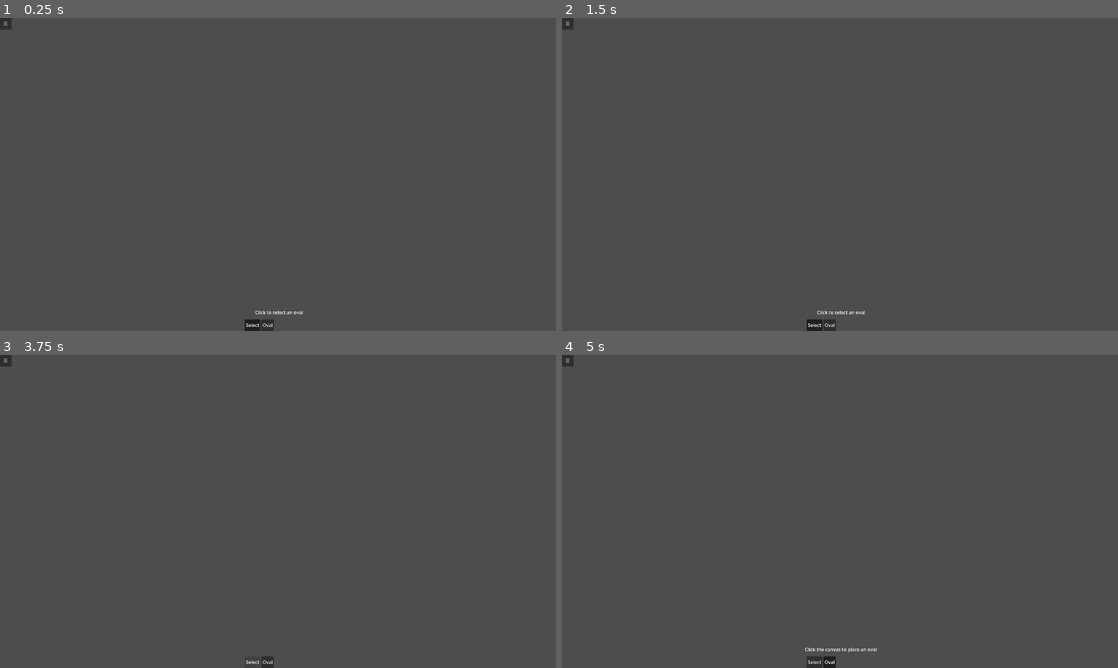
Above: before the commit, frames 1-4 (two rows, left to right).
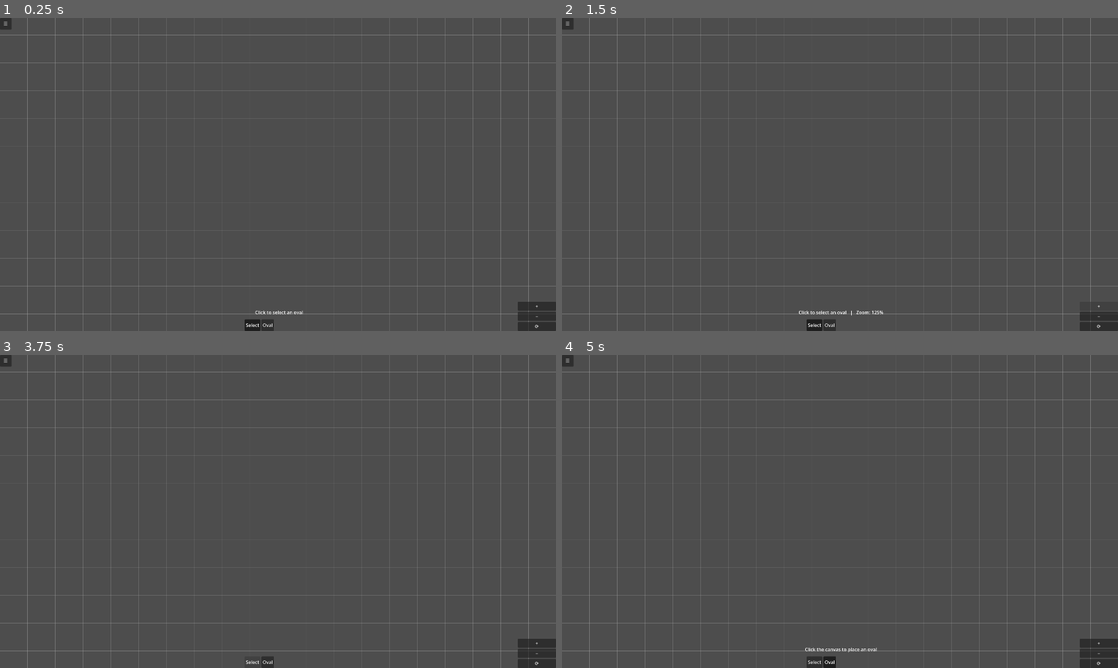
Above: after the commit, the same moments.

Repository: lanternRaft/the-organizer-godot
Game: Godot game, scene res://scenes/main/Main.tscn
The game is run twice, just before and just after one commit, with the same random seed, the same clock (stepped at 60 frames per second) and the same inputs.
Inputs (mouse positions are in pixels of both pictures, inside the frame that each line leads up to):
- Up to frame 1 (0.25 s): no input
- Up to frame 2 (1.5 s): click "☰" at 0.5 s; click (1101, 305) at 1.25 s, where only the run after the commit has a clickable "+"
- Up to frame 3 (3.75 s): click (539, 652) at 2 s, where only the run after the commit has a clickable "−"; click (539, 664) at 2.75 s, where only the run after the commit has a clickable "⟳"; click "Select" at 3.5 s
- Up to frame 4 (5 s): click "Oval" at 4.25 s

The runs differ from the first frame. In frame 1, 2.4% of the frame differs, in the area x 0-100%, y 0-100%; in frame 2, 2.3%; in frame 3, 2.4%; in frame 4, 2.4%.

Commit message:
Zoom system

Diff:
--- a/project.godot
+++ b/project.godot
@@ -75,6 +75,45 @@
 }]
 }
 
+zoom_in={
+"deadzone": 0.5,
+"events": [{
+"type": "key",
+"keycode": "KEY_EQUAL",
+"ctrl": true
+}, {
+"type": "key",
+"keycode": "KEY_KP_ADD",
+"ctrl": true
+}]
+}
+
+zoom_out={
+"deadzone": 0.5,
+"events": [{
+"type": "key",
+"keycode": "KEY_MINUS",
+"ctrl": true
+}, {
+"type": "key",
+"keycode": "KEY_KP_SUBTRACT",
+"ctrl": true
+}]
+}
+
+zoom_reset={
+"deadzone": 0.5,
+"events": [{
+"type": "key",
+"keycode": "KEY_0",
+"ctrl": true
+}, {
+"type": "key",
+"keycode": "KEY_KP_0",
+"ctrl": true
+}]
+}
+
 [physics]
 
 3d/physics_engine="Jolt Physics"
--- a/scenes/main/Main.gd
+++ b/scenes/main/Main.gd
@@ -13,6 +13,9 @@
 
 ## Reference to the last placed shape (useful for future undo / selection).
 var last_placed: Node2D = null
+
+## Most recent zoom level (cached from camera_controller signal).
+var current_zoom: float = 1.0
 
 ## Whether the grid is currently visible.
 var grid_enabled: bool = true
@@ -31,11 +34,12 @@
 @onready var click_handler: Node = $ClickHandler
 @onready var confirm_dialog: AcceptDialog = $UI/ConfirmDialog
 @onready var grid_background: ColorRect = %GridBackground
+@onready var camera_controller: Node = $CameraController
+@onready var zoom_controls: Control = $UI/ZoomControls
+@onready var _viewport: Viewport = get_viewport()
 
 
 func _ready() -> void:
-	## Clip canvas rendering to the viewport bounds.
-	canvas.clip_children = CanvasItem.CLIP_CHILDREN_AND_DRAW
 	## Connect ClickHandler's empty-canvas signal for mode-specific actions.
 	click_handler.connect("empty_canvas_clicked", _on_empty_canvas_clicked)
 	## Start in Select mode by default.
@@ -49,6 +53,14 @@
 
 	## Set initial theme (dark) on the grid.
 	grid_background.call("set_theme_dark", true)
+
+	## Connect zoom controls to camera controller (string-based to bypass type inference).
+	zoom_controls.connect("zoom_in_requested", _on_zoom_in_requested)
+	zoom_controls.connect("zoom_out_requested", _on_zoom_out_requested)
+	zoom_controls.connect("zoom_reset_requested", _on_zoom_reset_requested)
+
+	## Track zoom changes for the info bar.
+	camera_controller.connect("zoom_changed", _on_zoom_changed)
 
 
 func _unhandled_input(event: InputEvent) -> void:
@@ -255,16 +267,48 @@
 
 ## Updates the info bar hint text based on current state.
 func update_info_bar() -> void:
+	var zoom_suffix: String = ""
+	if not is_equal_approx(current_zoom, 1.0):
+		var pct: int = roundi(current_zoom * 100.0)
+		zoom_suffix = "   |   Zoom: %d%%" % pct
+
 	if oval_mode_active:
-		info_bar.text = "Click the canvas to place an oval"
+		info_bar.text = "Click the canvas to place an oval" + zoom_suffix
 	elif select_mode_active and not selected_set.is_empty():
-		info_bar.text = "Drag handles to resize"
+		info_bar.text = "Drag handles to resize" + zoom_suffix
 	elif select_mode_active:
-		info_bar.text = "Click to select an oval"
+		info_bar.text = "Click to select an oval" + zoom_suffix
 	else:
-		info_bar.text = ""
+		info_bar.text = zoom_suffix.trim_prefix("   |   ")
+		if info_bar.text.is_empty():
+			info_bar.text = ""
 
 
 ## Toggles the grid on/off. Accessible for UI button connections.
 func toggle_grid() -> void:
 	grid_background.set("grid_enabled", not grid_background.get("grid_enabled"))
+
+
+# ----- Zoom Controls Relay ---------------------------------------------------
+
+## Relays zoom-in button press to the camera controller.
+func _on_zoom_in_requested() -> void:
+	var vp_center: Vector2 = _viewport.get_visible_rect().size / 2.0
+	camera_controller.call("zoom_by_factor", 1.25, vp_center)
+
+
+## Relays zoom-out button press to the camera controller.
+func _on_zoom_out_requested() -> void:
+	var vp_center: Vector2 = _viewport.get_visible_rect().size / 2.0
+	camera_controller.call("zoom_by_factor", 0.8, vp_center)
+
+
+## Relays zoom-reset button press to the camera controller.
+func _on_zoom_reset_requested() -> void:
+	camera_controller.call("reset_zoom")
+
+
+## Updates the cached zoom level and refreshes the info bar.
+func _on_zoom_changed(level: float) -> void:
+	current_zoom = level
+	update_info_bar()
--- a/scenes/main/Main.tscn
+++ b/scenes/main/Main.tscn
@@ -3,9 +3,11 @@
 [ext_resource type="Script" uid="uid://cqtwhi748ckqn" path="res://scenes/main/main.gd" id="1_iuonh"]
 [ext_resource type="PackedScene" path="res://scenes/tools/toolbar.tscn" id="2_k2fmo"]
 [ext_resource type="Script" uid="uid://bd533w6oacfor" path="res://scenes/main/click_handler/click_handler.gd" id="3_j8xj4"]
-[ext_resource type="PackedScene" path="res://scenes/ui/hamburger_menu/hamburger_menu.tscn" id="4_yjhnb"]
+[ext_resource type="PackedScene" uid="uid://dob50x3j1nuww" path="res://scenes/ui/hamburger_menu/hamburger_menu.tscn" id="4_yjhnb"]
 [ext_resource type="PackedScene" path="res://scenes/ui/confirm_dialog/confirm_dialog.tscn" id="5_v0whc"]
 [ext_resource type="PackedScene" uid="uid://dg8nopt5kevjk" path="res://scenes/main/grid/grid_background.tscn" id="6_qdpx4"]
+[ext_resource type="Script" uid="uid://d0o5xb1imq4xn" path="res://scenes/main/camera_controller/camera_controller.gd" id="7_mpbl4"]
+[ext_resource type="PackedScene" path="res://scenes/ui/zoom_controls/zoom_controls.tscn" id="8_i6qj"]
 
 [node name="Main" type="Node" unique_id=917290182]
 script = ExtResource("1_iuonh")
@@ -15,6 +17,13 @@
 
 [node name="GridBackground" parent="Canvas" unique_id=1234567890 instance=ExtResource("6_qdpx4")]
 unique_name_in_owner = true
+custom_minimum_size = Vector2(1920, 1080)
+offset_right = 1920.0
+offset_bottom = 1080.0
+grow_horizontal = 2
+grow_vertical = 2
+size_flags_horizontal = 3
+size_flags_vertical = 3
 
 [node name="ElementLayer" type="Node2D" parent="Canvas" unique_id=233815462]
 unique_name_in_owner = true
@@ -25,8 +34,6 @@
 [node name="UI" type="CanvasLayer" parent="." unique_id=1279264914]
 
 [node name="HamburgerMenu" parent="UI" unique_id=142848687 instance=ExtResource("4_yjhnb")]
-layout_mode = 3
-anchors_preset = 0
 offset_left = 0.0
 offset_top = 0.0
 offset_right = 40.0
@@ -39,6 +46,10 @@
 anchors_preset = 7
 offset_top = -40.0
 offset_bottom = 0.0
+
+[node name="ZoomControls" parent="UI" unique_id=469378522 instance=ExtResource("8_i6qj")]
+layout_mode = 3
+anchors_preset = 3
 
 [node name="InfoBar" type="Label" parent="UI" unique_id=342268283]
 unique_name_in_owner = true
@@ -56,7 +67,11 @@
 horizontal_alignment = 1
 vertical_alignment = 1
 
+[node name="CameraController" type="Node" parent="." unique_id=586209481]
+script = ExtResource("7_mpbl4")
+
 [node name="MainCamera" type="Camera2D" parent="." unique_id=314705835]
+unique_name_in_owner = true
 
 [connection signal="clear_requested" from="UI/HamburgerMenu" to="." method="_on_hamburger_clear_requested"]
 [connection signal="confirmed" from="UI/ConfirmDialog" to="." method="_on_confirm_dialog_confirmed"]
--- /dev/null
+++ b/scenes/main/camera_controller/camera_controller.gd
@@ -0,0 +1,141 @@
+## Controls camera pan and zoom via input, gestures, and UI buttons.
+##
+## Manages the MainCamera node, handling scroll-wheel zoom, trackpad
+## pinch/pan, middle-click drag pan, keyboard shortcuts, and programmatic
+## zoom/pan dispatched from the zoom_controls UI buttons.
+extends Node
+
+## Minimum zoom level (10%).
+const MIN_ZOOM: float = 0.1
+## Maximum zoom level (2000%).
+const MAX_ZOOM: float = 20.0
+## Zoom-in factor per step.
+const ZOOM_IN_FACTOR: float = 1.25
+## Zoom-out factor per step.
+const ZOOM_OUT_FACTOR: float = 1.0 / ZOOM_IN_FACTOR  # 0.8
+
+## Trackpad pan speed multiplier — converts gesture delta to world-space pixels.
+const PAN_SPEED: float = 100.0
+
+## Emitted when zoom changes (for InfoBar display).
+signal zoom_changed(level: float)
+
+## Reference to the main camera.
+@onready var camera: Camera2D = %MainCamera
+
+## Current zoom level (1.0 = 100%).
+var zoom_level: float = 1.0:
+	set(value):
+		zoom_level = clampf(value, MIN_ZOOM, MAX_ZOOM)
+		camera.zoom = Vector2(zoom_level, zoom_level)
+		zoom_changed.emit(zoom_level)
+
+## Reference to the viewport, cached for size lookups.
+@onready var _viewport: Viewport = get_viewport()
+
+## Whether a middle-click pan drag is active.
+var _pan_active: bool = false
+## Cached viewport center (screen coordinates), used for keyboard-zoom focus.
+var _viewport_center: Vector2 = Vector2.ZERO
+
+
+func _ready() -> void:
+	_viewport_center = _viewport.get_visible_rect().size / 2.0
+
+
+func _unhandled_input(event: InputEvent) -> void:
+	## -- Middle-click drag pan ------------------------------------------------
+	if event is InputEventMouseButton:
+		var mb: InputEventMouseButton = event as InputEventMouseButton
+		if mb.button_index == MOUSE_BUTTON_MIDDLE:
+			if mb.pressed:
+				_pan_active = true
+				get_viewport().set_input_as_handled()
+				return
+			elif _pan_active:
+				_pan_active = false
+				get_viewport().set_input_as_handled()
+				return
+
+		## -- Scroll-wheel zoom (notch) ---------------------------------------
+		if mb.pressed:
+			if mb.button_index == MOUSE_BUTTON_WHEEL_UP:
+				zoom_by_factor(ZOOM_IN_FACTOR, mb.position)
+				get_viewport().set_input_as_handled()
+				return
+			elif mb.button_index == MOUSE_BUTTON_WHEEL_DOWN:
+				zoom_by_factor(ZOOM_OUT_FACTOR, mb.position)
+				get_viewport().set_input_as_handled()
+				return
+
+	## -- Middle-click drag: continuous motion --------------------------------
+	if event is InputEventMouseMotion:
+		var mm: InputEventMouseMotion = event as InputEventMouseMotion
+		if _pan_active and mm.button_mask == MOUSE_BUTTON_MASK_MIDDLE:
+			pan_by(-mm.relative * camera.zoom)
+			get_viewport().set_input_as_handled()
+			return
+
+	## -- Trackpad pinch-to-zoom ----------------------------------------------
+	if event is InputEventMagnifyGesture:
+		var mg: InputEventMagnifyGesture = event as InputEventMagnifyGesture
+		zoom_by_factor(mg.factor, mg.position)
+		get_viewport().set_input_as_handled()
+		return
+
+	## -- Trackpad two-finger pan ---------------------------------------------
+	if event is InputEventPanGesture:
+		var pg: InputEventPanGesture = event as InputEventPanGesture
+		pan_by(pg.delta * camera.zoom * PAN_SPEED)
+		get_viewport().set_input_as_handled()
+		return
+
+	## -- Keyboard shortcuts ---------------------------------------------------
+	if event is InputEventKey:
+		var ke: InputEventKey = event as InputEventKey
+		if not ke.pressed or ke.echo:
+			return
+
+		if ke.ctrl_pressed:
+			match ke.keycode:
+				KEY_EQUAL, KEY_KP_ADD, KEY_PLUS:
+					zoom_by_factor(ZOOM_IN_FACTOR, _viewport_center)
+					get_viewport().set_input_as_handled()
+				KEY_MINUS, KEY_KP_SUBTRACT:
+					zoom_by_factor(ZOOM_OUT_FACTOR, _viewport_center)
+					get_viewport().set_input_as_handled()
+				KEY_0, KEY_KP_0:
+					reset_zoom()
+					get_viewport().set_input_as_handled()
+
+
+## Zooms the camera by the given factor, optionally centered on a focus point.
+##
+## @param factor:   The zoom multiplier (e.g., 1.25 to zoom in, 0.8 to zoom out).
+## @param focus_pos: Screen-space position (in pixels) to zoom toward.
+##                   Uses viewport center if omitted (Vector2.INF).
+func zoom_by_factor(factor: float, focus_pos: Vector2 = Vector2.INF) -> void:
+	var old_zoom: float = zoom_level
+	zoom_level *= factor
+
+	# Compute the *actual* factor applied (may differ due to clamping).
+	var applied: float = zoom_level / old_zoom
+	if applied == 1.0:
+		return
+
+	# Adjust camera position to keep focus_pos stationary on screen.
+	if focus_pos != Vector2.INF:
+		var vp_center: Vector2 = _viewport.get_visible_rect().size / 2.0
+		var offset: Vector2 = focus_pos - vp_center
+		camera.position += offset * (1.0 - 1.0 / applied)
+
+
+## Resets zoom to 1.0× and camera position to the world origin.
+func reset_zoom() -> void:
+	zoom_level = 1.0
+	camera.position = Vector2.ZERO
+
+
+## Pans the camera by the given delta vector (in world coordinates).
+func pan_by(delta: Vector2) -> void:
+	camera.position += delta
--- a/scenes/main/grid/grid_background.gd
+++ b/scenes/main/grid/grid_background.gd
@@ -61,16 +61,13 @@
 	if not is_instance_valid(cam):
 		return
 
-	# Use the camera's global position — this is the camera's focus point.
-	# For the shader we need the top-left of the viewport in world coords.
-	var viewport_size: Vector2 = get_viewport_rect().size
+	# Use the camera's global position (center of viewport).
+	# The shader formula (UV - 0.5) * viewport_size * zoom + camera_position
+	# expects camera_position as the world position at the screen center.
 	var cam_pos: Vector2 = cam.global_position
 	var zoom: Vector2 = cam.zoom
 
-	# Top-left world position (camera position - half viewport * zoom)
-	var top_left: Vector2 = cam_pos - viewport_size * 0.5 * zoom
-
-	grid_material.set_shader_parameter("camera_position", top_left)
+	grid_material.set_shader_parameter("camera_position", cam_pos)
 	grid_material.set_shader_parameter("camera_zoom", zoom.x)  # uniform zoom
 	grid_material.set_shader_parameter("grid_spacing", grid_spacing)
 
--- a/scenes/ui/hamburger_menu/hamburger_menu.tscn
+++ b/scenes/ui/hamburger_menu/hamburger_menu.tscn
@@ -1,24 +1,23 @@
-[gd_scene format=3]
+[gd_scene format=3 uid="uid://dob50x3j1nuww"]
 
-[ext_resource type="Script" path="res://scenes/ui/hamburger_menu/hamburger_menu.gd" id="1_vhq2c"]
+[ext_resource type="Script" uid="uid://bw2xfqe5gg8xl" path="res://scenes/ui/hamburger_menu/hamburger_menu.gd" id="1_vhq2c"]
 
-[node name="HamburgerMenu" type="Control"]
-anchors_preset = 12
-anchor_left = 0.0
-anchor_top = 0.0
-anchor_right = 0.0
-anchor_bottom = 0.0
+[node name="HamburgerMenu" type="Control" unique_id=106620619]
+layout_mode = 3
+anchors_preset = 0
 offset_left = 8.0
 offset_top = 8.0
 offset_right = 48.0
 offset_bottom = 48.0
 script = ExtResource("1_vhq2c")
 
-[node name="MenuButton" type="Button" parent="."]
+[node name="MenuButton" type="Button" parent="." unique_id=1134958803]
 layout_mode = 1
 anchors_preset = 15
 anchor_right = 1.0
 anchor_bottom = 1.0
+grow_horizontal = 2
+grow_vertical = 2
 text = "☰"
 
-[node name="PopupMenu" type="PopupMenu" parent="."]
+[node name="PopupMenu" type="PopupMenu" parent="." unique_id=97636590]
--- /dev/null
+++ b/scenes/ui/zoom_controls/zoom_controls.gd
@@ -0,0 +1,24 @@
+## Bottom-right zoom control buttons (+ / − / reset).
+##
+## Emits signals when buttons are pressed. The parent (Main) relays
+## these to CameraController.
+extends Control
+
+## Emitted when the zoom-in (+) button is pressed.
+signal zoom_in_requested
+## Emitted when the zoom-out (−) button is pressed.
+signal zoom_out_requested
+## Emitted when the reset (⟳) button is pressed.
+signal zoom_reset_requested
+
+
+func _on_zoom_in_pressed() -> void:
+	zoom_in_requested.emit()
+
+
+func _on_zoom_out_pressed() -> void:
+	zoom_out_requested.emit()
+
+
+func _on_zoom_reset_pressed() -> void:
+	zoom_reset_requested.emit()
--- /dev/null
+++ b/scenes/ui/zoom_controls/zoom_controls.tscn
@@ -0,0 +1,45 @@
+[gd_scene format=3]
+
+[ext_resource type="Script" path="res://scenes/ui/zoom_controls/zoom_controls.gd" id="1_vqj2s"]
+
+[node name="ZoomControls" type="Control"]
+anchors_preset = 12
+anchor_left = 1.0
+anchor_top = 1.0
+anchor_right = 1.0
+anchor_bottom = 1.0
+offset_left = -144.0
+offset_top = -180.0
+offset_right = -12.0
+offset_bottom = -50.0
+grow_horizontal = 0
+grow_vertical = 0
+script = ExtResource("1_vqj2s")
+
+[node name="VBox" type="VBoxContainer" parent="."]
+layout_mode = 1
+anchors_preset = 15
+anchor_right = 1.0
+anchor_bottom = 1.0
+grow_horizontal = 2
+grow_vertical = 2
+alignment = 2
+
+[node name="ZoomIn" type="Button" parent="VBox"]
+layout_mode = 2
+text = "+"
+tooltip_text = "Zoom in (Ctrl+=)"
+
+[node name="ZoomOut" type="Button" parent="VBox"]
+layout_mode = 2
+text = "−"
+tooltip_text = "Zoom out (Ctrl+-)"
+
+[node name="ZoomReset" type="Button" parent="VBox"]
+layout_mode = 2
+text = "⟳"
+tooltip_text = "Reset zoom (Ctrl+0)"
+
+[connection signal="pressed" from="VBox/ZoomIn" to="." method="_on_zoom_in_pressed"]
+[connection signal="pressed" from="VBox/ZoomOut" to="." method="_on_zoom_out_pressed"]
+[connection signal="pressed" from="VBox/ZoomReset" to="." method="_on_zoom_reset_pressed"]
Not shown, added: scenes/main/camera_controller/camera_controller.gd.uid
Not shown, added: scenes/ui/zoom_controls/zoom_controls.gd.uid
Not shown, changed: docs/scene_tree.md
Not shown, changed: docs/ui_controls.md
